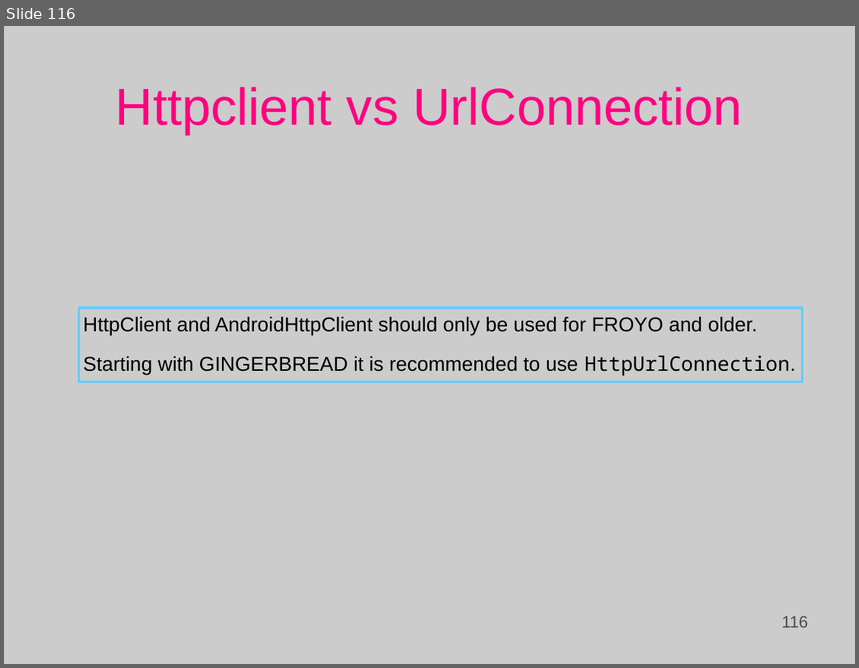
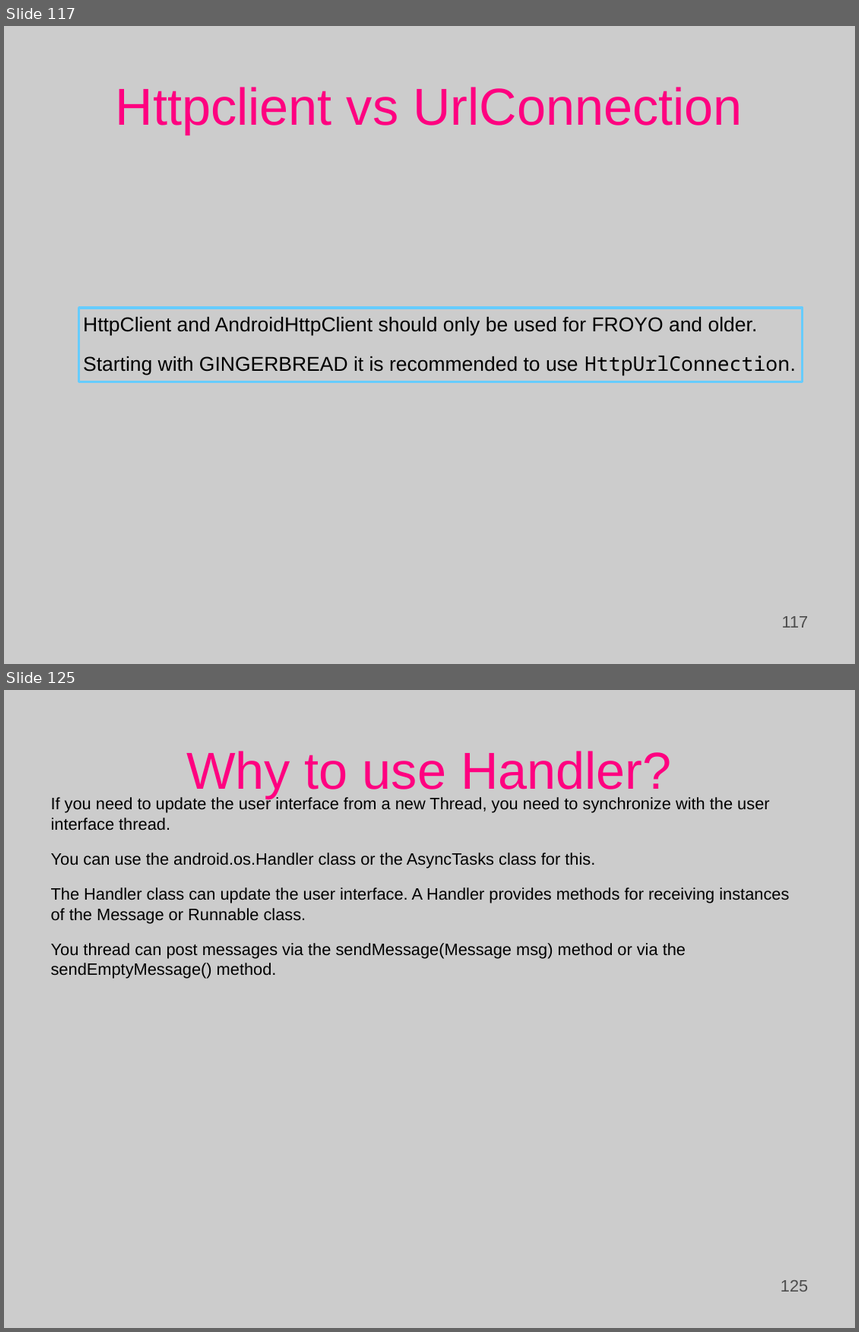
Before and after one commit to Basis-Android-Training/basis-android-training, a slide deck: Batch 12/Course lectures.ppt. Shown one above the other, each under a label of ours: slide 116 before the commit, slides 117 and 125 after it; the slides between them are not shown. The pictures are 859x668 and 859x1332 pixels, drawn with LibreOffice and Linux fonts; fonts in the diff are those of the drawing; background and template pictures are left out. Boxes give left, top, right and bottom in pixels: in the first picture for what was removed or moved away, otherwise in the second. Text is boxed around its words. In the diff, an @@ line names an element or a change of style, - is before the commit and + after.

Commit message:
Class 14's lecture sheet updated.

```diff
--- a/Batch 12/Course lectures.ppt
+++ b/Batch 12/Course lectures.ppt
@@ slide 125 added at [4,690,855,1328], background picture (left out) @@
@@ title added at [186,751,672,799], 44 pt, text #FF0080 @@
+Why to use Handler?
@@ text added at [51,796,789,979], 14 pt, text #000000 @@
+If you need to update the user interface from a new Thread, you need to synchronize with the user interface thread.
+You can use the android.os.Handler class or the AsyncTasks class for this.
+The Handler class can update the user interface. A Handler provides methods for receiving instances of the Message or Runnable class.
+You thread can post messages via the sendMessage(Message msg) method or via the sendEmptyMessage() method.
@@ page number added at [614,1271,813,1298], 14 pt, text #4C4C4C @@
+125
@@ what was slide 116 is now slide 117 @@
@@ page number at [782,617,809,628]: text changed @@
-116
+117
```
Also in this commit, not shown: 25 other slides added, 31 other files.
